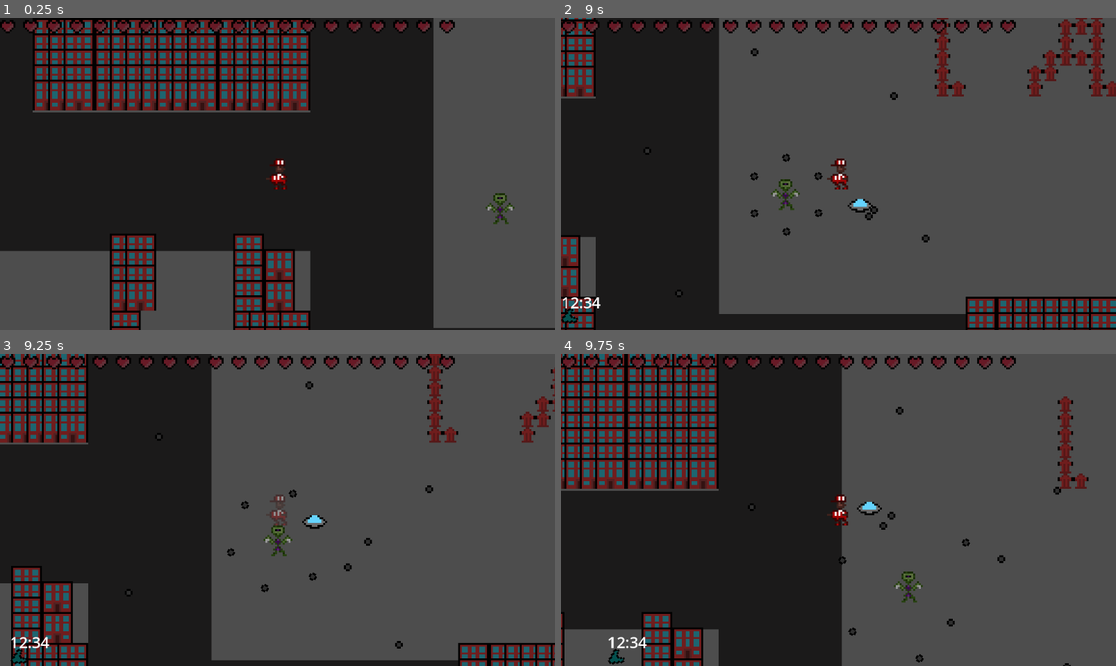
Above: before the commit, frames 1-4 (two rows, left to right).
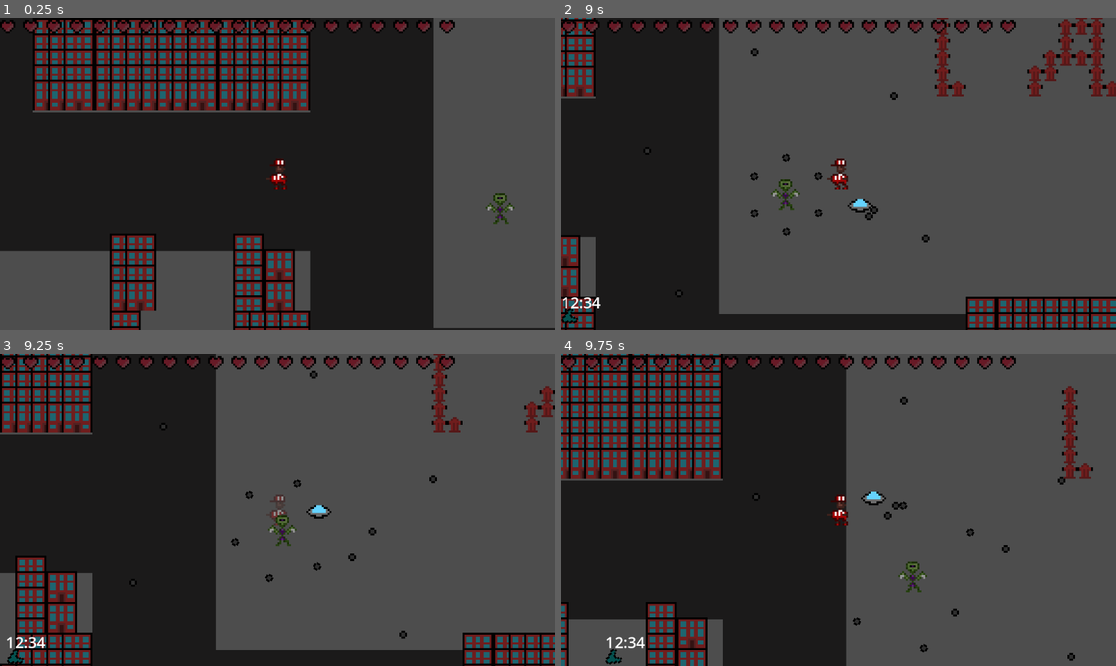
Above: after the commit, the same moments.

Repository: Lila-Kuhlt/Close-Encounters-of-the-Jeff-Kind
Game: Godot game, scene res://scenes/World.tscn
The game is run twice, just before and just after one commit, with the same random seed, the same clock (stepped at 60 frames per second) and the same inputs.
Inputs:
- Up to frame 1 (0.25 s): no input
- Up to frame 2 (9 s): tap Enter at 0.5 s; hold D (right) 0.53-1.28 s; hold S (down) 1.28-2.03 s; hold D (right) 2.03-2.78 s; hold W (up) 2.78-3.53 s; hold A (left) 3.53-5.03 s; hold S (down) 5.03-5.78 s; hold D (right) 5.78-6.53 s; hold W (up) 6.53-7.28 s; hold D (right) 7.28-8.03 s; hold S (down) 8.03-8.78 s; hold A (left) from 8.78 s (still down)
- Up to frame 3 (9.25 s): keep holding A (left)
- Up to frame 4 (9.75 s): release A (left) at 9.53 s; hold W (up) from 9.53 s (still down)

Frames 1-2 are identical in both runs. In frame 3, 14% of the frame differs, in the area x 0-100%, y 0-100%; in frame 4, 16%, in the area x 0-96%, y 0-100%.

Commit message:
Really allow player to move through aliens

Diff:
--- a/godot/scenes/Player.tscn
+++ b/godot/scenes/Player.tscn
@@ -71,8 +71,7 @@
 }
 
 [node name="Jeff" type="CharacterBody2D"]
-collision_layer = 7
-collision_mask = 3
+collision_layer = 5
 motion_mode = 1
 script = ExtResource("1_n0o0d")
 
